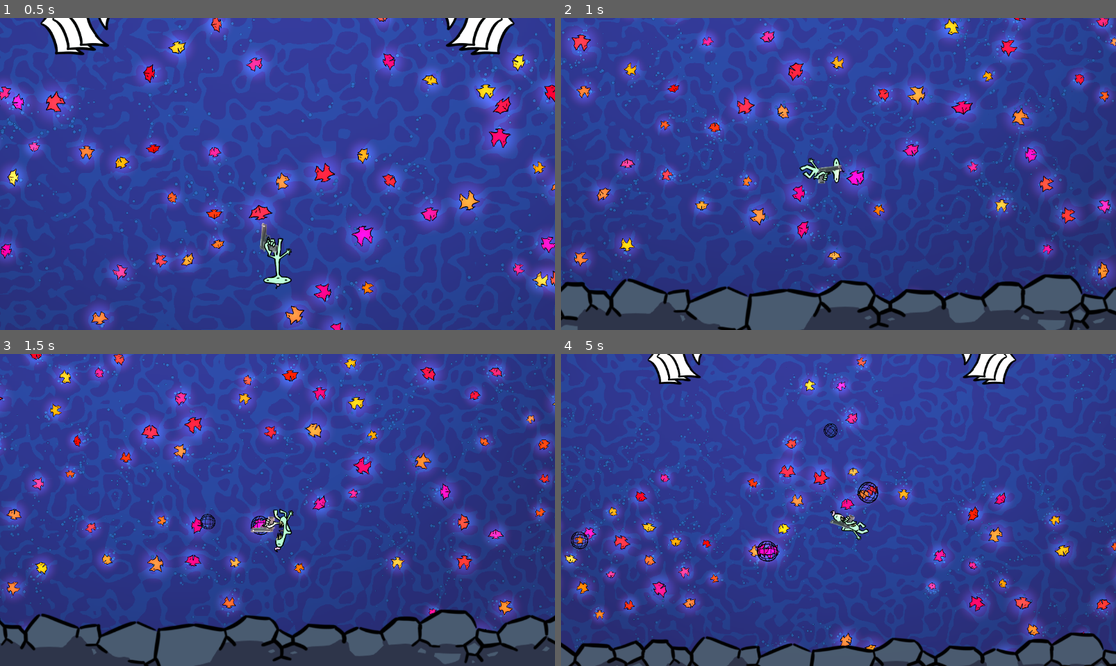
Above: before the commit, frames 1-4 (two rows, left to right).
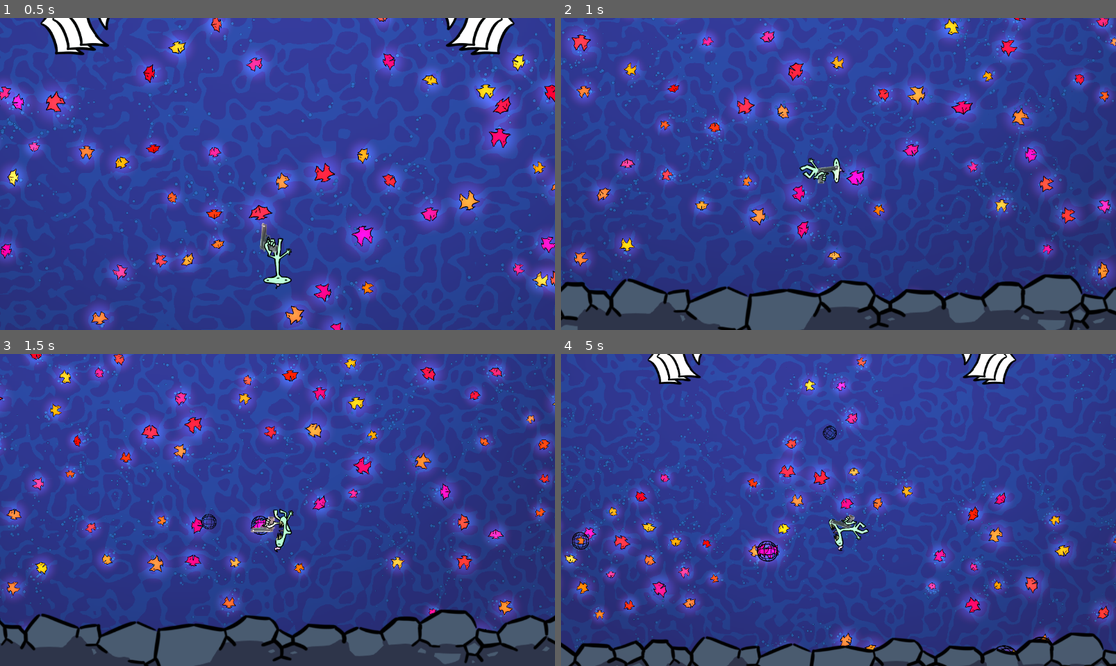
Above: after the commit, the same moments.

Repository: Krapas2/boidslop
Game: Godot game, scene res://scenes/screens/test-scene.tscn
Two runs of this game, one before a commit and one after it. Both use one fixed random seed, a clock stepped at 60 frames per second and the inputs below.
Inputs (mouse positions are in pixels of both pictures, inside the frame that each line leads up to):
- Up to frame 1 (0.5 s): no input
- Up to frame 2 (1 s): move the mouse to (960, 158) at 0.52 s; press the mouse at (960, 158) at 0.53 s; hold D (walk_right) from 0.53 s (still down)
- Up to frame 3 (1.5 s): move the mouse to (166, 525) at 1.27 s; release D (walk_right) at 1.28 s; release the mouse at (166, 525) at 1.28 s; hold S (walk_down) from 1.28 s (still down); click (166, 525) at 1.35 s
- Up to frame 4 (5 s): move the mouse to (894, 441) at 2.02 s; release S (walk_down) at 2.03 s; press the mouse at (894, 441) at 2.03 s; hold D (walk_right) 2.03-2.78 s; move the mouse to (810, 572) at 2.77 s; release the mouse at (810, 572) at 2.78 s; hold W (walk_up) 2.78-3.53 s; click (810, 572) at 2.85 s; move the mouse to (1005, 556) at 3.52 s; press the mouse at (1005, 556) at 3.53 s; hold A (walk_left) from 3.53 s (still down); move the mouse to (672, 463) at 4.27 s; release the mouse at (672, 463) at 4.28 s; click (672, 463) at 4.35 s

Frame 1 is identical in both runs. In frame 2, less than 0.1% of the frame differs, in the area x 45-51%, y 46-54%; in frame 3, 0.1%; in frame 4, 2.6%, in the area x 1-100%, y 22-96%.

Commit message:
player gun charge squish

Diff:
--- a/scenes/objects/player.tscn
+++ b/scenes/objects/player.tscn
@@ -15,6 +15,7 @@
 [ext_resource type="Script" uid="uid://uxdvtw2j0lqt" path="res://scripts/game/player/player-launch.gd" id="7_2rlf8"]
 [ext_resource type="PackedScene" uid="uid://drqm5e11el5g8" path="res://scenes/objects/net.tscn" id="8_0ay4w"]
 [ext_resource type="Script" uid="uid://mu54084wosf3" path="res://scripts/game/player/visual/player-launch-charge-zoom.gd" id="15_2iaiu"]
+[ext_resource type="Script" uid="uid://ch5v7rlypcvrp" path="res://scripts/game/player/visual/player-launch-charge-squish.gd" id="16_ae4o8"]
 
 [sub_resource type="PhysicsMaterial" id="PhysicsMaterial_p7rwu"]
 friction = 0.0
@@ -261,3 +262,9 @@
 script = ExtResource("15_2iaiu")
 zoom_power = 0.5
 metadata/_custom_type_script = "uid://mu54084wosf3"
+
+[node name="PlayerLaunchChargeSquish" type="Node" parent="PlayerLaunch" node_paths=PackedStringArray("squised_sprite")]
+script = ExtResource("16_ae4o8")
+squish_power = 0.75
+squised_sprite = NodePath("../../Sprites/GunPivot")
+metadata/_custom_type_script = "uid://ch5v7rlypcvrp"
--- /dev/null
+++ b/scripts/game/player/visual/player-launch-charge-squish.gd
@@ -0,0 +1,19 @@
+extends Node
+class_name PlayerLaunchChargeSquish
+
+@export var squish_power: float
+@export var squised_sprite: Node2D
+
+@onready var player_launch: PlayerLaunch = get_parent()
+
+func _process(_delta: float) -> void:
+	squised_sprite.scale.x = _calculated_squish()
+
+func _calculated_squish() -> float:
+	return remap(
+		player_launch.charge,
+		0,
+		player_launch.charge_time,
+		1,
+		squish_power
+	)
Not shown: 1 places in scenes/objects/player.tscn that only renumber resources
Not shown, added: scripts/game/player/visual/player-launch-charge-squish.gd.uid
